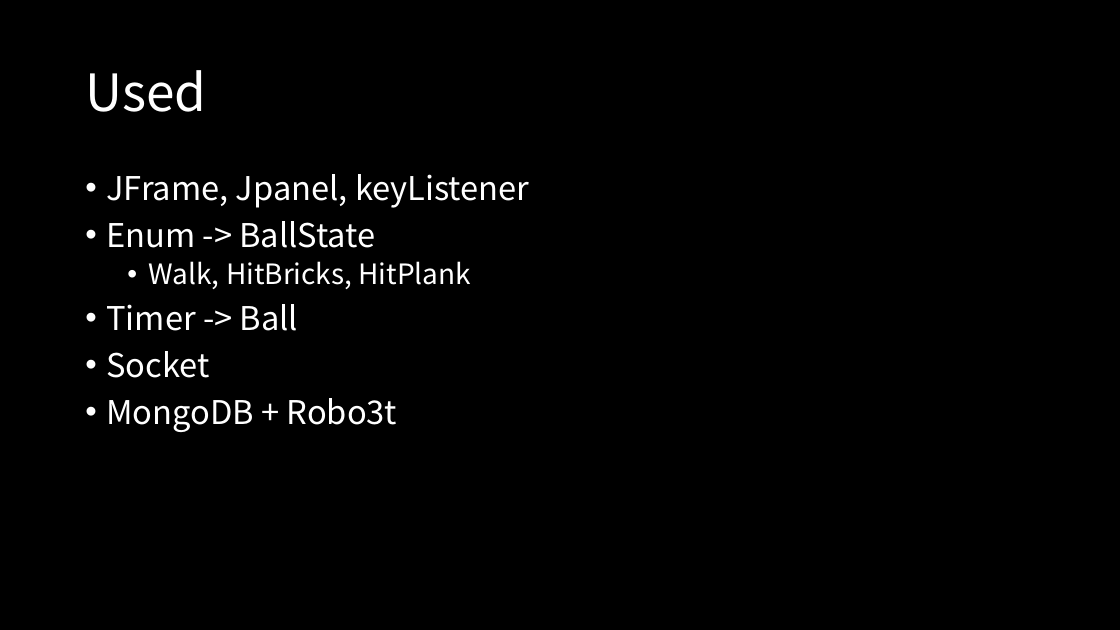
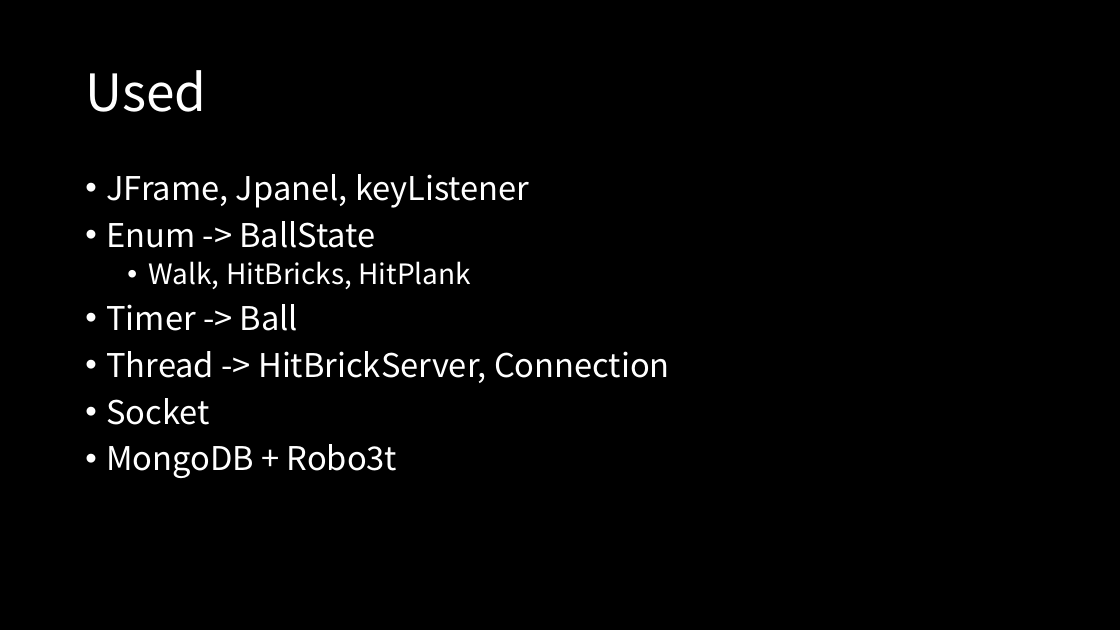
Before and after one commit to ChihYunWu/ChihYunWu.github.io, a slide deck: slide 5 of 期末報告/B10630327吳芷昀.pptx (slide 3 before the commit). Drawn at 1120x630 pixels with LibreOffice and Linux fonts; fonts in the diff are those of the drawing. Boxes give left, top, right and bottom in pixels: in the first picture for what was removed or moved away, otherwise in the second. Text is boxed around its words. In the diff, an @@ line names an element or a change of style, - is before the commit and + after.

```diff
--- a/期末報告/B10630327吳芷昀.pptx
+++ b/期末報告/B10630327吳芷昀.pptx
@@ text at [106,351,670,383]: paragraph added @@
+• Thread -> HitBrickServer, Connection
```
Also in this commit, not shown: 2 other slides changed, 2 slides added, 20 other files.
